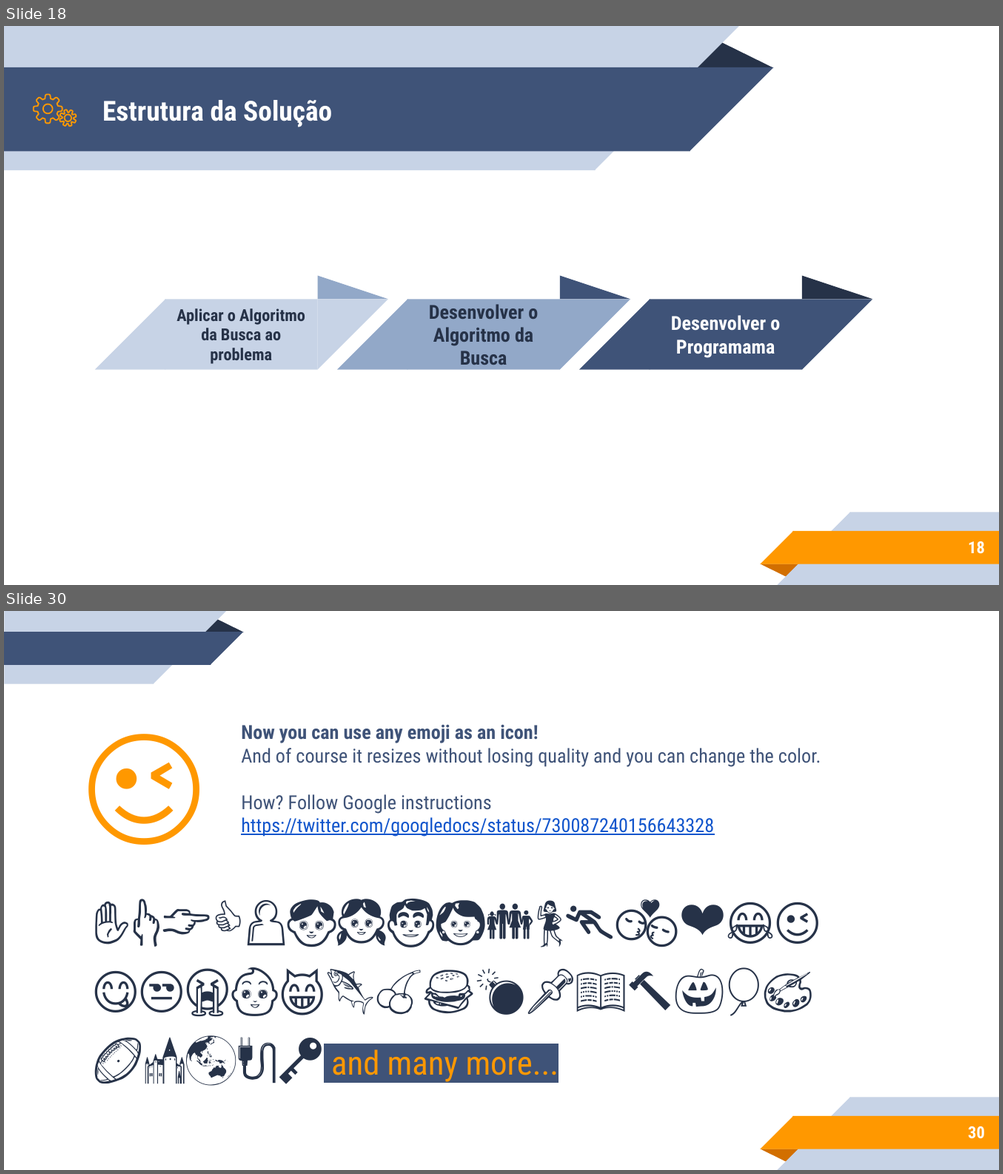
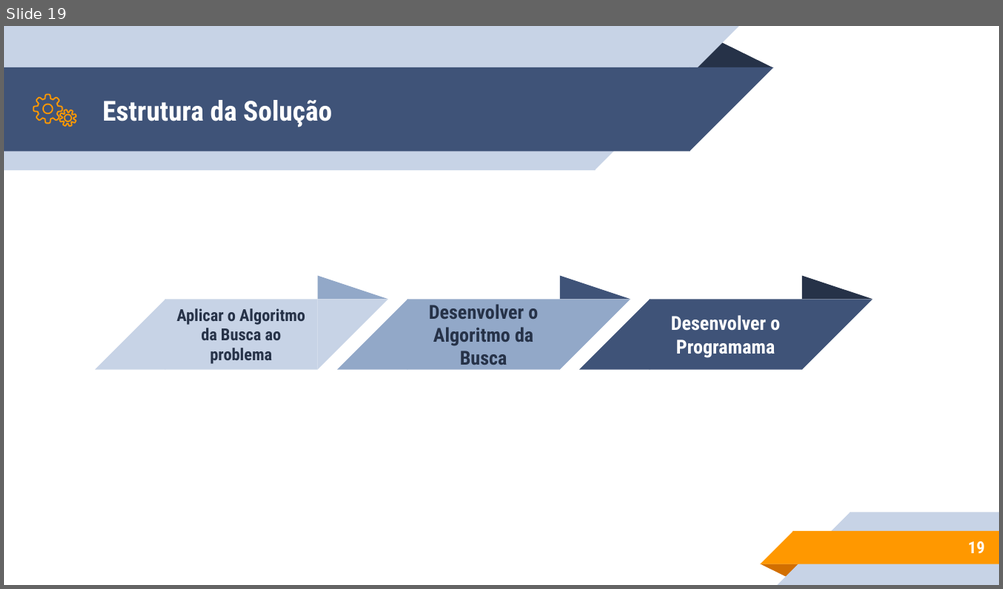
Before and after one commit to vanessals95/Projeto1_Inteligencia_Artificial, a slide deck: Apresentação_IA_Projeto1.pptx. Shown one above the other, each under a label of ours: slides 18 and 30 before the commit, slide 19 after it; the slides between them are not shown. The pictures are 1003x1174 and 1003x589 pixels, drawn with LibreOffice and Linux fonts; fonts in the diff are those of the drawing. Boxes give left, top, right and bottom in pixels: in the first picture for what was removed or moved away, otherwise in the second. Text is boxed around its words. In the diff, an @@ line names an element or a change of style, - is before the commit and + after.

```diff
--- a/Apresentação_IA_Projeto1.pptx
+++ b/Apresentação_IA_Projeto1.pptx
@@ slide 30 removed at [4,611,999,1170], background #FFFFFF; not listed: 5 template elements that a slide beside it also shows @@
@@ group removed at [4,611,244,684]: 2 rectangles, 2 right triangles, 1 triangle @@
@@ text removed at [67,704,224,846] @@
-😉
@@ text removed at [241,724,821,837] @@
-Now you can use any emoji as an icon!
-And of course it resizes without losing quality and you can change the color.
-How? Follow Google instructions https://twitter.com/googledocs/status/730087240156643328
@@ text removed at [331,1044,559,1083] @@
-✋👆👉👍👤👦👧👨👩👪💃🏃💑❤😂😉😋😒😭👶😸🐟🍒🍔💣📌📖🔨🎃🎈🎨🏈🏰🌏🔌🔑 and many more...
@@ page number removed at [967,1127,984,1139] @@
-30
@@ what was slide 18 is now slide 19 @@
@@ page number at [967,542,984,554]: text changed @@
-18
+19
```
Also in this commit, not shown: 5 slides changed, 7 slides added, 10 other slides removed, 14 other files.
